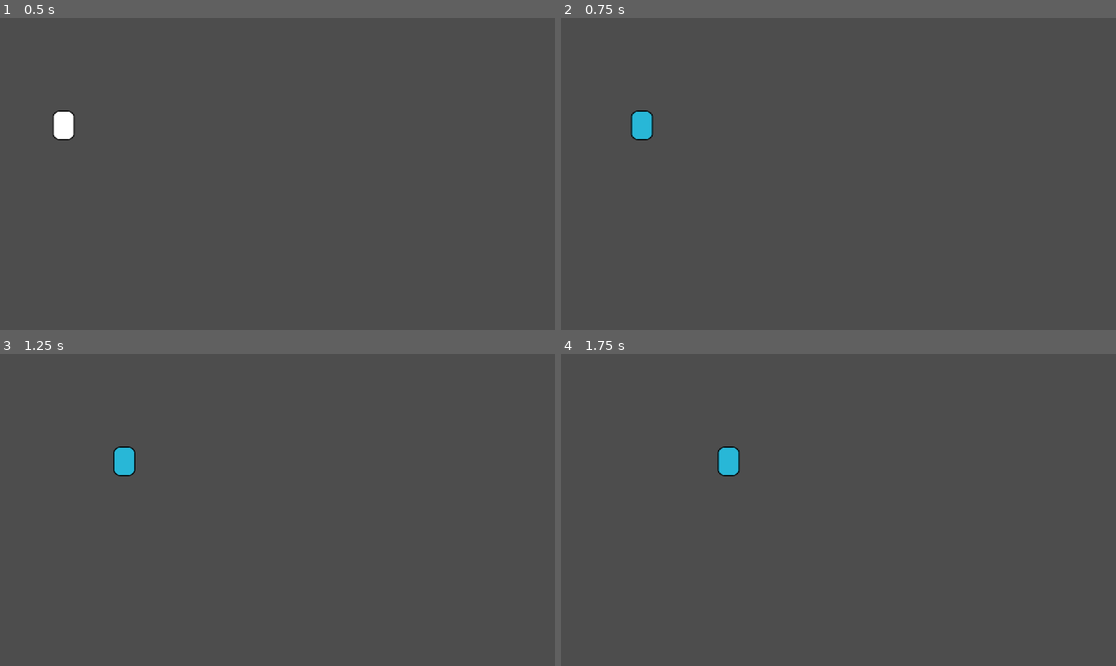
Above: before the commit, frames 1-4 (two rows, left to right).
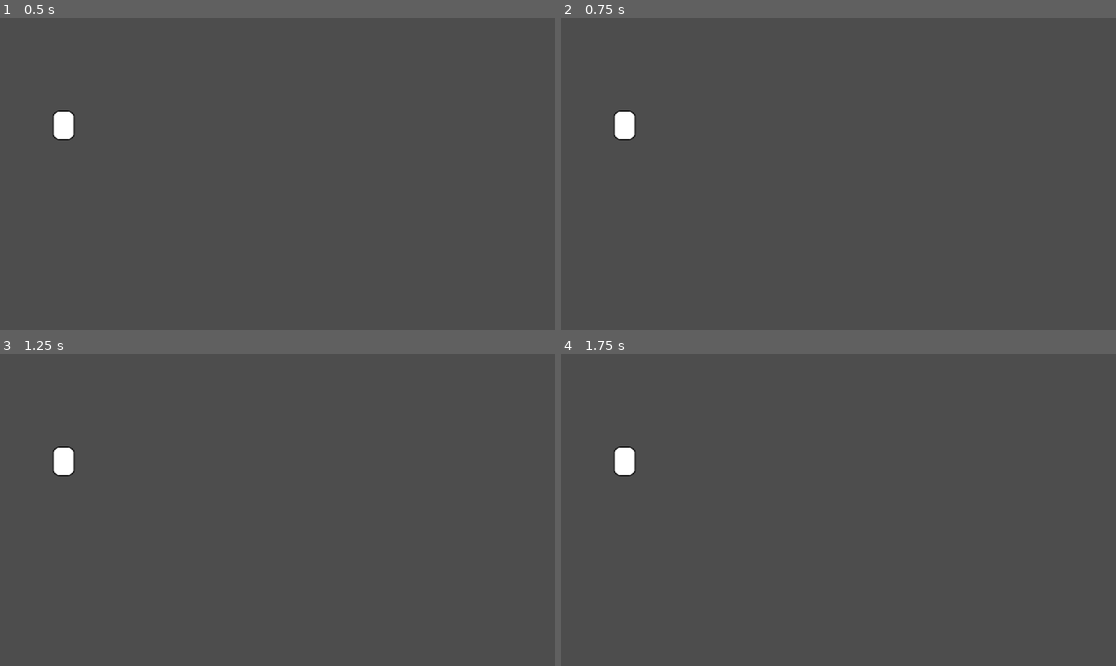
Above: after the commit, the same moments.

Repository: phan-andrew/demo3
Game: Godot game, scene res://card.tscn
The game is run twice, just before and just after one commit, with the same random seed, the same clock (stepped at 60 frames per second) and the same inputs. This scene is started directly instead of the project's main scene.
Inputs:
- Up to frame 1 (0.5 s): no input
- Up to frame 2 (0.75 s): tap Enter at 0.5 s; hold Space (move_right) from 0.53 s (still down)
- Up to frame 3 (1.25 s): keep holding Space (move_right)
- Up to frame 4 (1.75 s): release Space (move_right) at 1.28 s

Frame 1 is identical in both runs. In frame 2, 0.6% of the frame differs, in the area x 9-17%, y 29-40%; in frame 3, 0.7%; in frame 4, 0.7%, in the area x 9-33%, y 29-40%.

Commit message:
dropdown scene added

Diff:
--- a/CharacterBody2D.gd
+++ b/CharacterBody2D.gd
@@ -5,12 +5,12 @@
 @onready var sprite : Sprite2D =get_node("Icon")
 
 func _process(delta):
-	if Input.is_action_pressed("move_right"):
-		move=true
-	if move:
-		position += Vector2(3, 0)
-		modulate = Color8(40,183,215)
-
+	#if Input.is_action_pressed("move_right"):
+		#move=true
+	#if move:
+		#position += Vector2(3, 0)
+		#modulate = Color8(40,183,215)
+	pass
 # Called when the node enters the scene tree for the first time.
 func _ready():
 	pass # Replace with function body.
--- /dev/null
+++ b/dropdown.tscn
@@ -0,0 +1,7 @@
+[gd_scene format=3 uid="uid://dhg0ohpps2lt8"]
+
+[node name="Node2D" type="Node2D"]
+
+[node name="OptionButton" type="OptionButton" parent="."]
+offset_right = 45.0
+offset_bottom = 20.0
--- a/home_screen.tscn
+++ b/home_screen.tscn
@@ -1,23 +1,34 @@
-[gd_scene load_steps=5 format=3 uid="uid://c0lk8ms1uploi"]
+[gd_scene load_steps=6 format=3 uid="uid://c0lk8ms1uploi"]
 
 [ext_resource type="Script" path="res://home_screen.gd" id="1_0dgku"]
 [ext_resource type="PackedScene" uid="uid://sis1u3rdone5" path="res://starting_prompts.tscn" id="1_xo1g2"]
 [ext_resource type="Script" path="res://Label.gd" id="2_pbnx2"]
 [ext_resource type="Theme" uid="uid://b2ufqqc6nun3o" path="res://mid_font_theme.tres" id="3_j5dr0"]
+[ext_resource type="Texture2D" uid="uid://eae32ngq3rv8" path="res://pixil-frame-0.png" id="5_ea36f"]
 
 [node name="HomeScreen" type="Node2D"]
-scale = Vector2(2.664, 1.55898)
 script = ExtResource("1_0dgku")
 
 [node name="starting_prompts" parent="." instance=ExtResource("1_xo1g2")]
 
 [node name="CTT_title" type="Label" parent="."]
 texture_filter = 1
-offset_left = 199.324
-offset_top = 14.7532
-offset_right = 229.324
-offset_bottom = 40.7532
-scale = Vector2(1, 2)
+offset_left = 291.0
+offset_top = 59.0
+offset_right = 321.0
+offset_bottom = 85.0
 theme = ExtResource("3_j5dr0")
 theme_override_font_sizes/font_size = 12
 script = ExtResource("2_pbnx2")
+
+[node name="Sprite2D" type="Sprite2D" parent="."]
+texture_filter = 1
+position = Vector2(899, 656)
+scale = Vector2(3.98, 3.98)
+texture = ExtResource("5_ea36f")
+
+[node name="Sprite2D" type="Sprite2D" parent="Sprite2D"]
+texture_filter = 1
+position = Vector2(931, 630)
+scale = Vector2(3.98, 3.98)
+texture = ExtResource("5_ea36f")
